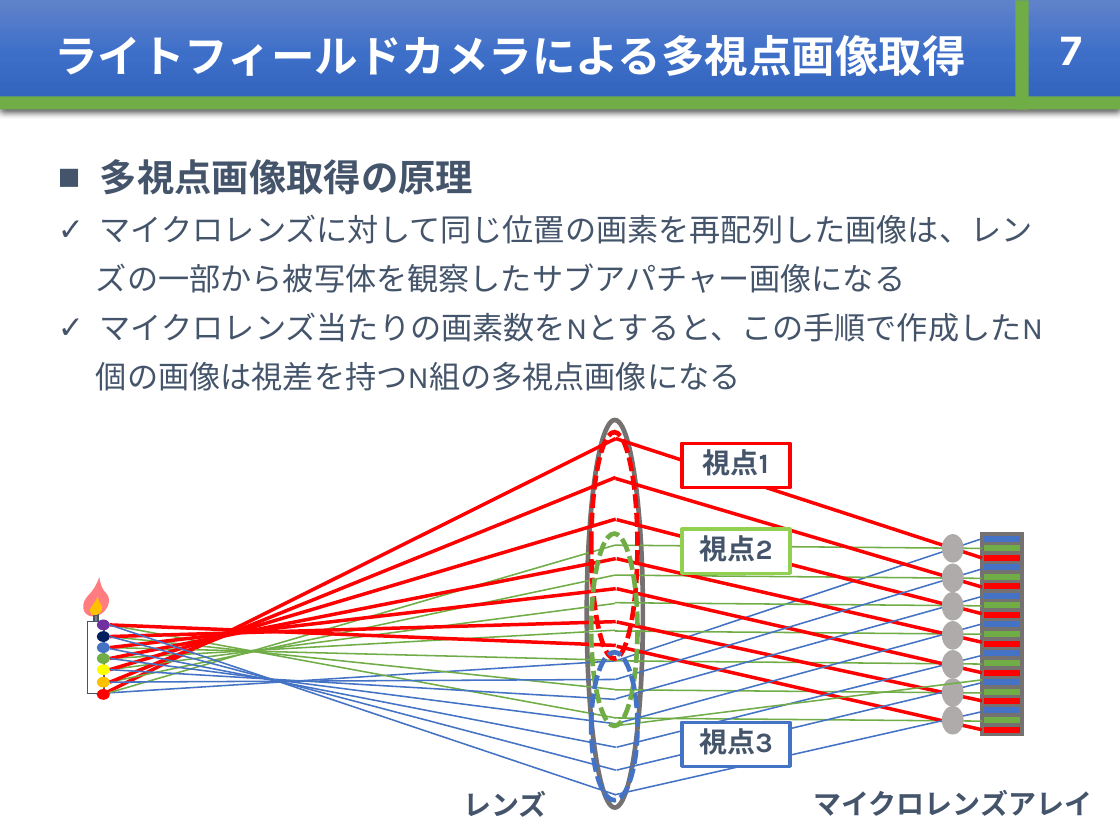
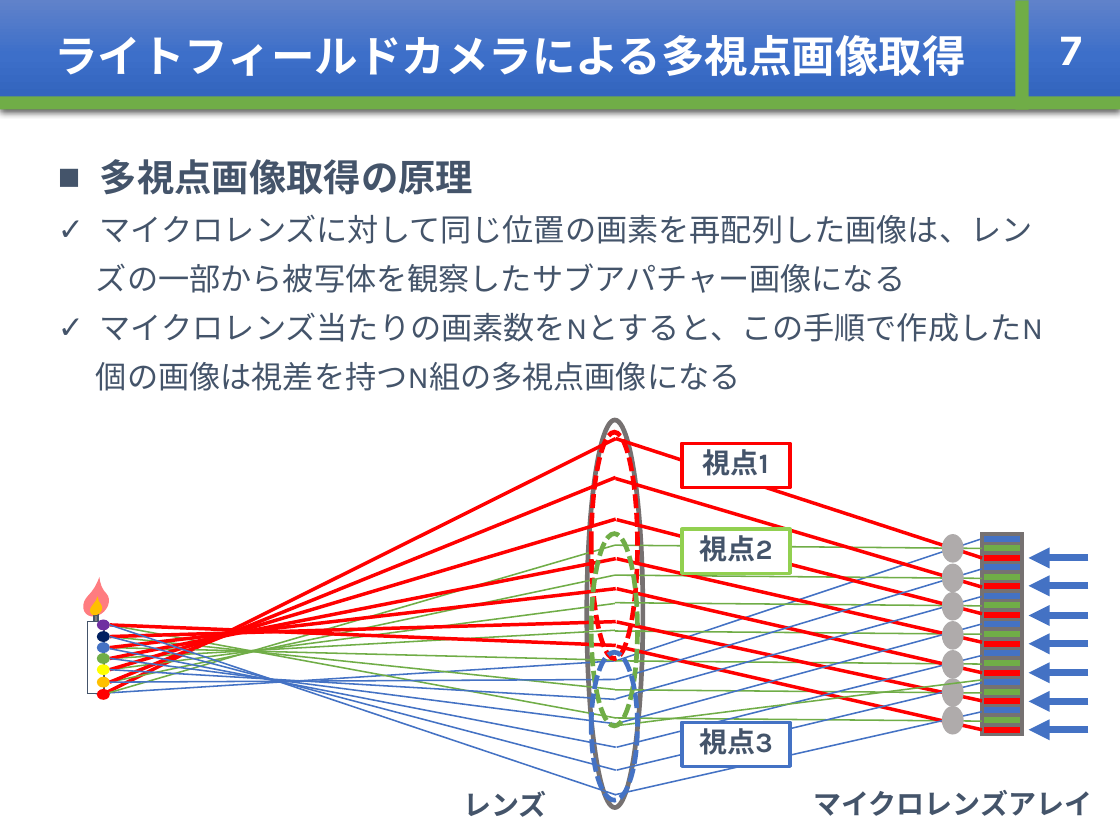
Before and after one commit to whcitizen/citizen_thesis, a slide deck: slide 10 of 03_mid_presentation/mid-presentation_20180219.pptx. Drawn at 1120x840 pixels with LibreOffice and Linux fonts; fonts in the diff are those of the drawing. Boxes give left, top, right and bottom in pixels: in the first picture for what was removed or moved away, otherwise in the second. Text is boxed around its words. In the diff, an @@ line names an element or a change of style, - is before the commit and + after.

```diff
--- a/03_mid_presentation/mid-presentation_20180219.pptx
+++ b/03_mid_presentation/mid-presentation_20180219.pptx
@@ arrow added from (1089, 558) to (1028, 558), #4472C4 4.5 pt @@
@@ arrow added from (1089, 586) to (1028, 586), #4472C4 4.5 pt @@
@@ arrow added from (1089, 616) to (1028, 616), #4472C4 4.5 pt @@
@@ arrow added from (1089, 644) to (1028, 644), #4472C4 4.5 pt @@
@@ arrow added from (1089, 673) to (1028, 673), #4472C4 4.5 pt @@
@@ arrow added from (1089, 701) to (1028, 701), #4472C4 4.5 pt @@
@@ arrow added from (1089, 730) to (1028, 730), #4472C4 4.5 pt @@
```
Also in this commit, not shown: 8 other slides changed.
